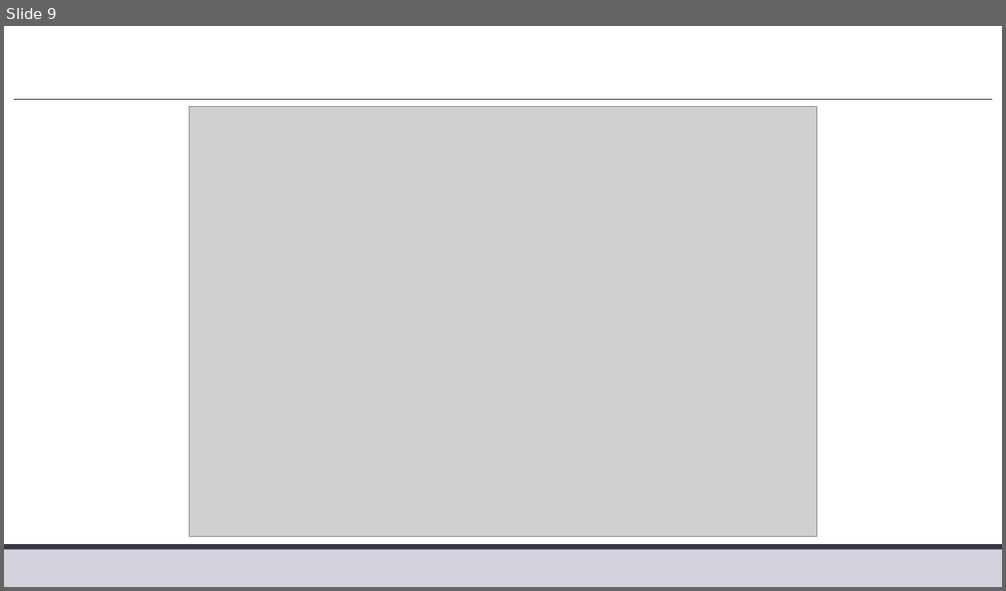
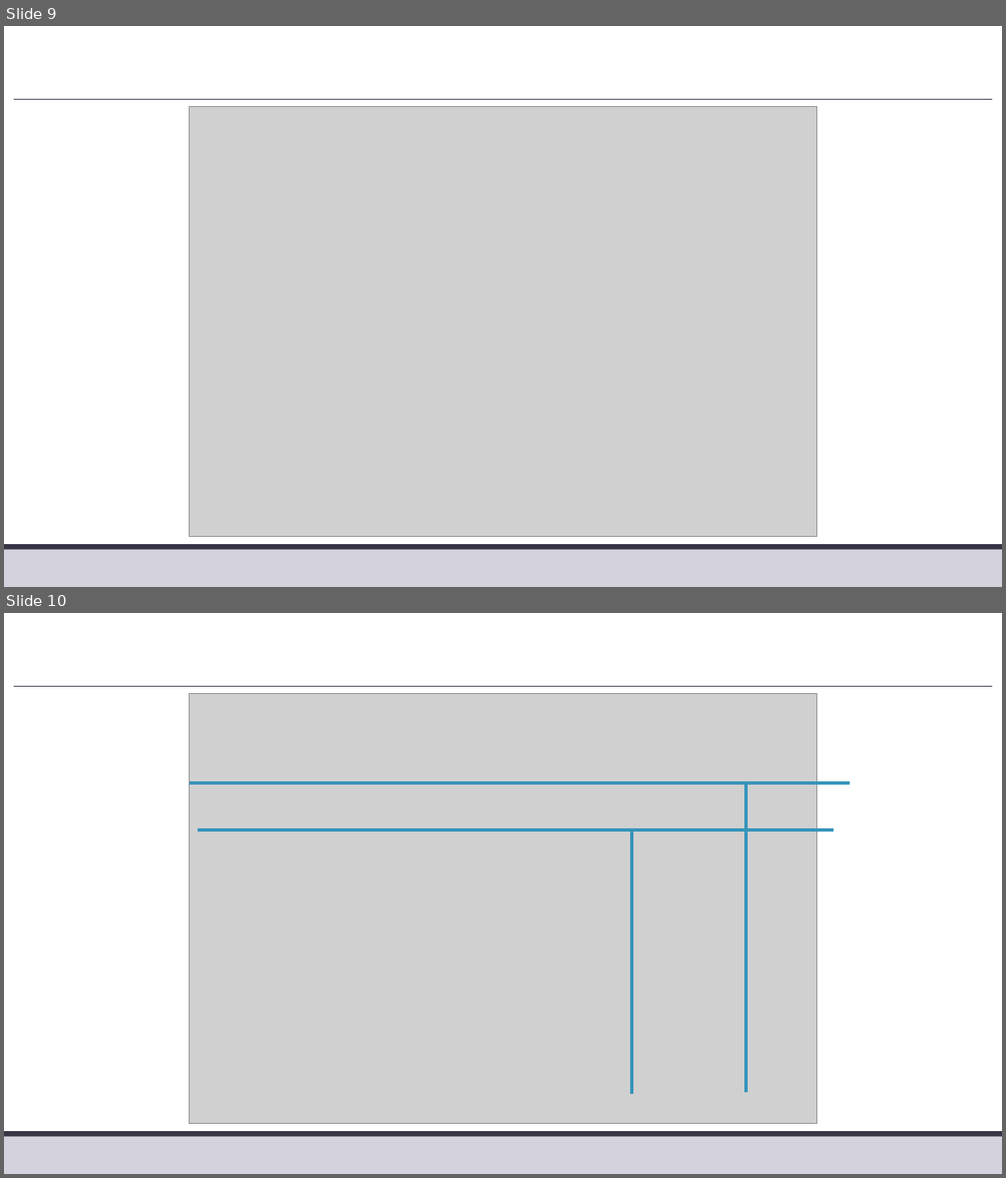
Before and after one commit to xpessoles/TP_Corriges, a slide deck: 12_MCC/12_MCC_Corrige.pptx. Shown one above the other, each under a label of ours: slide 9 before the commit, slides 9 and 10 after it. The pictures are 1006x591 and 1006x1178 pixels, drawn with LibreOffice and Linux fonts; fonts in the diff are those of the drawing; grey boxes stand for pictures. Boxes give left, top, right and bottom in pixels: in the first picture for what was removed or moved away, otherwise in the second. Text is boxed around its words. In the diff, an @@ line names an element or a change of style, - is before the commit and + after.

```diff
--- a/12_MCC/12_MCC_Corrige.pptx
+++ b/12_MCC/12_MCC_Corrige.pptx
@@ slide 10 added at box(4, 613, 1002, 1174), background #FFFFFF; not listed: 3 template elements that a slide beside it also shows @@
@@ picture added at box(189, 693, 816, 1122) @@
@@ line added from (189, 783) to (850, 783), #3494BA 3 pt @@
@@ line added from (747, 783) to (747, 1093), #3494BA 3 pt @@
@@ line added from (198, 830) to (833, 830), #3494BA 3 pt @@
@@ line added from (632, 830) to (632, 1093), #3494BA 3 pt @@
```
Also in this commit, not shown: 4 other slides added.
